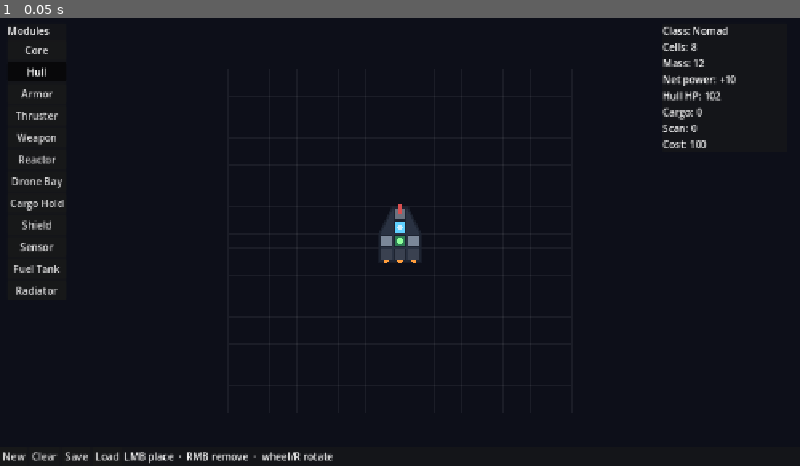
Above: before the commit, frame 1.
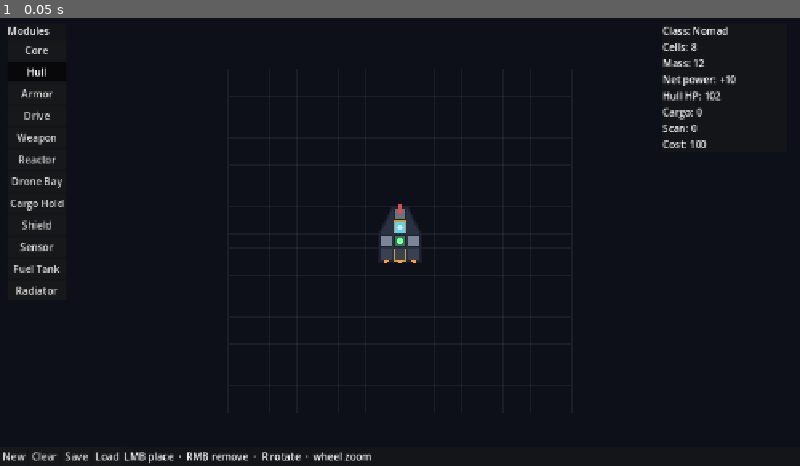
Above: after the commit, the same moment.

Repository: psyinf/seeker
Game: Godot game, scene res://scenes/ship/editor/ship_design_editor.tscn
Two runs of this game, one before a commit and one after it. Both use one fixed random seed, a clock stepped at 60 frames per second and the inputs below. This scene is started directly instead of the project's main scene.
Inputs:
- Up to frame 1 (0.05 s): no input

The runs differ from the first frame. In frame 1, 0.2% of the frame differs, in the area x 2-51%, y 20-99%.

Commit message:
feat(ship): editor zoom, fixed cells, derived drive nozzle/extension
Editor: mouse wheel zooms the camera around the cursor (rotate moved to R). Add ShipSegment.fixed; the default Nomad locks core + center drive and the editor refuses to remove/overwrite fixed cells (gold outline). One Drive palette entry; ShipDesign.is_drive_extension() derives nozzle vs extension from placement (a drive is an extension when another drive sits on its exhaust side), so drives extend forward and new columns start beside the nozzle. Drives default to venting aft.

Diff:
--- a/scenes/ship/editor/ship_design_editor.gd
+++ b/scenes/ship/editor/ship_design_editor.gd
@@ -8,13 +8,16 @@
 ## ModeManager comes later.
 
 const SAVE_PATH := "user://ship_designs/current.tres"
+const ZOOM_MIN := 0.3
+const ZOOM_MAX := 4.0
+const ZOOM_STEP := 1.1
 
 ## Kinds shown in the palette, in order, with their labels.
 const PALETTE := [
 	[ShipSegment.Kind.CORE, "Core"],
 	[ShipSegment.Kind.HULL, "Hull"],
 	[ShipSegment.Kind.ARMOR, "Armor"],
-	[ShipSegment.Kind.THRUSTER, "Thruster"],
+	[ShipSegment.Kind.THRUSTER, "Drive"],
 	[ShipSegment.Kind.WEAPON, "Weapon"],
 	[ShipSegment.Kind.REACTOR, "Reactor"],
 	[ShipSegment.Kind.DRONE_BAY, "Drone Bay"],
@@ -33,6 +36,7 @@
 
 @onready var _hull: Node2D = $Hull
 @onready var _hover: Node2D = $Hover
+@onready var _camera: Camera2D = $Camera2D
 
 var _palette_buttons: Array[Button] = []
 var _stats_label: Label
@@ -73,11 +77,20 @@
 			MOUSE_BUTTON_RIGHT:
 				_erase()
 			MOUSE_BUTTON_WHEEL_UP:
-				_rotate(1)
+				_apply_zoom(ZOOM_STEP)
 			MOUSE_BUTTON_WHEEL_DOWN:
-				_rotate(-1)
+				_apply_zoom(1.0 / ZOOM_STEP)
 	elif event is InputEventKey and event.pressed and event.keycode == KEY_R:
 		_rotate(1)
+
+
+## Zoom the view around the point under the cursor so it stays put.
+func _apply_zoom(factor: float) -> void:
+	var before := get_global_mouse_position()
+	var z := clampf(_camera.zoom.x * factor, ZOOM_MIN, ZOOM_MAX)
+	_camera.zoom = Vector2(z, z)
+	var after := get_global_mouse_position()
+	_camera.global_position += before - after
 
 
 func _update_hover() -> void:
@@ -92,12 +105,21 @@
 func _place() -> void:
 	if not has_hover:
 		return
+	var existing := design.get_segment_at(hover_cell)
+	if existing != null and existing.fixed:
+		_set_status("Cell locked")
+		return
 	design.place(selected_kind, hover_cell, place_facing)
 
 
 func _erase() -> void:
-	if has_hover:
-		design.remove_at(hover_cell)
+	if not has_hover:
+		return
+	var existing := design.get_segment_at(hover_cell)
+	if existing != null and existing.fixed:
+		_set_status("Cell locked")
+		return
+	design.remove_at(hover_cell)
 
 
 func _rotate(dir: int) -> void:
@@ -165,7 +187,7 @@
 	_add_button(bar, "Save", _on_save)
 	_add_button(bar, "Load", _on_load)
 	_status_label = Label.new()
-	_status_label.text = "LMB place  ·  RMB remove  ·  wheel/R rotate"
+	_status_label.text = "LMB place  ·  RMB remove  ·  R rotate  ·  wheel zoom"
 	bar.add_child(_status_label)
 
 
@@ -178,6 +200,9 @@
 
 func _select_kind(kind: ShipSegment.Kind) -> void:
 	selected_kind = kind
+	# Drives vent aft by default so extensions stack toward the nose.
+	if kind == ShipSegment.Kind.THRUSTER:
+		place_facing = ShipSegment.Facing.DOWN
 	for i in _palette_buttons.size():
 		_palette_buttons[i].button_pressed = PALETTE[i][0] == kind
 	_hover.queue_redraw()
--- a/scenes/ship/segmented_hull.gd
+++ b/scenes/ship/segmented_hull.gd
@@ -54,7 +54,7 @@
 	_draw_hull(d)
 	for segment in d.segments:
 		if segment != null:
-			_draw_segment(segment, d.cell_size)
+			_draw_segment(segment, d)
 
 
 ## Fill and outline the design's convex hull as the ship's outer shape, beneath
@@ -70,16 +70,23 @@
 	draw_polyline(hull + PackedVector2Array([hull[0]]), outline_color, outline_width, true)
 
 
-func _draw_segment(segment: ShipSegment, cell_size: float) -> void:
+func _draw_segment(segment: ShipSegment, d: ShipDesign) -> void:
+	var cell_size := d.cell_size
 	var center := Vector2(segment.cell) * cell_size
 	var half := cell_size * 0.5 - cell_inset
 	var color := _color_for(segment.kind)
 	var rect := Rect2(center - Vector2(half, half), Vector2(half, half) * 2.0)
 	draw_rect(rect, color, true)
-	draw_rect(rect, outline_color, false, outline_width)
+	# Fixed cells (core, initial drive) get a distinct locked outline.
+	var edge := Color("c9a227") if segment.fixed else outline_color
+	draw_rect(rect, edge, false, outline_width)
 	match segment.kind:
 		ShipSegment.Kind.THRUSTER:
-			_draw_nozzle(center, segment.facing_dir(), half)
+			# Only the aft-most drive in a run vents; forward cells are extensions.
+			if d.is_drive_extension(segment):
+				_draw_drive_extension(center, segment.facing_dir(), half)
+			else:
+				_draw_nozzle(center, segment.facing_dir(), half)
 		ShipSegment.Kind.WEAPON:
 			_draw_barrel(center, segment.facing_dir(), half)
 		ShipSegment.Kind.REACTOR:
@@ -88,6 +95,12 @@
 			draw_circle(center, half * 0.45, Color("cdefff"))
 		_:
 			pass
+
+
+## A drive extension: a spine stripe along the thrust axis (no nozzle) marking a
+## cell that feeds the nozzle ahead of it.
+func _draw_drive_extension(center: Vector2, dir: Vector2, half: float) -> void:
+	draw_line(center - dir * half * 0.6, center + dir * half * 0.6, Color("ff9d3c"), half * 0.3)
 
 
 ## A flared nozzle sticking out of the cell's exhaust (facing) side.
--- a/scenes/ship/ship_design.gd
+++ b/scenes/ship/ship_design.gd
@@ -162,28 +162,41 @@
 	return total
 
 
+## True when a drive cell is an *extension* rather than a nozzle: another drive
+## sits on its exhaust (facing) side, so this cell stacks in front of one that
+## actually vents. The aft-most drive in a run is the nozzle; cells forward of it
+## are extensions. The type is derived from placement, never chosen directly.
+func is_drive_extension(segment: ShipSegment) -> bool:
+	if segment == null or segment.kind != ShipSegment.Kind.THRUSTER:
+		return false
+	var ahead := get_segment_at(segment.cell + Vector2i(segment.facing_dir()))
+	return ahead != null and ahead.kind == ShipSegment.Kind.THRUSTER
+
+
 ## A stock starter ship: a nose gun, a cockpit core, a reactor with hull wings,
 ## and a three-nozzle tail. Used when no design is assigned so there is always
-## something to draw. Forward is -Y, so smaller Y is toward the nose.
+## something to draw. Forward is -Y, so smaller Y is toward the nose. The core and
+## the center drive are `fixed` — the player builds around them.
 static func create_default() -> ShipDesign:
 	var design := ShipDesign.new()
 	design.ship_class = "Nomad"
 	design.segments = [
 		_seg(ShipSegment.Kind.WEAPON, Vector2i(0, -2), ShipSegment.Facing.UP),
-		_seg(ShipSegment.Kind.CORE, Vector2i(0, -1)),
+		_seg(ShipSegment.Kind.CORE, Vector2i(0, -1), ShipSegment.Facing.UP, true),
 		_seg(ShipSegment.Kind.HULL, Vector2i(-1, 0)),
 		_seg(ShipSegment.Kind.REACTOR, Vector2i(0, 0)),
 		_seg(ShipSegment.Kind.HULL, Vector2i(1, 0)),
 		_seg(ShipSegment.Kind.THRUSTER, Vector2i(-1, 1), ShipSegment.Facing.DOWN),
-		_seg(ShipSegment.Kind.THRUSTER, Vector2i(0, 1), ShipSegment.Facing.DOWN),
+		_seg(ShipSegment.Kind.THRUSTER, Vector2i(0, 1), ShipSegment.Facing.DOWN, true),
 		_seg(ShipSegment.Kind.THRUSTER, Vector2i(1, 1), ShipSegment.Facing.DOWN),
 	]
 	return design
 
 
-static func _seg(kind: ShipSegment.Kind, cell: Vector2i, facing := ShipSegment.Facing.UP) -> ShipSegment:
+static func _seg(kind: ShipSegment.Kind, cell: Vector2i, facing := ShipSegment.Facing.UP, fixed := false) -> ShipSegment:
 	var segment := ShipSegment.new()
 	segment.kind = kind
 	segment.cell = cell
 	segment.facing = facing
+	segment.fixed = fixed
 	return segment
--- a/scenes/ship/ship_segment.gd
+++ b/scenes/ship/ship_segment.gd
@@ -47,6 +47,13 @@
 		facing = value
 		emit_changed()
 
+## Locked cells (core, the initial drive) can't be removed or overwritten in the
+## editor; the player builds around them instead.
+@export var fixed: bool = false:
+	set(value):
+		fixed = value
+		emit_changed()
+
 
 ## Whether a kind's `facing` is meaningful (thruster exhaust, weapon barrel).
 static func is_directional(kind: Kind) -> bool:
Not shown, changed: docs/architecture.md
Not shown, changed: docs/devlog.md
Not shown, changed: docs/game-design.md
Not shown, changed: docs/module-design-questionnaire.md
